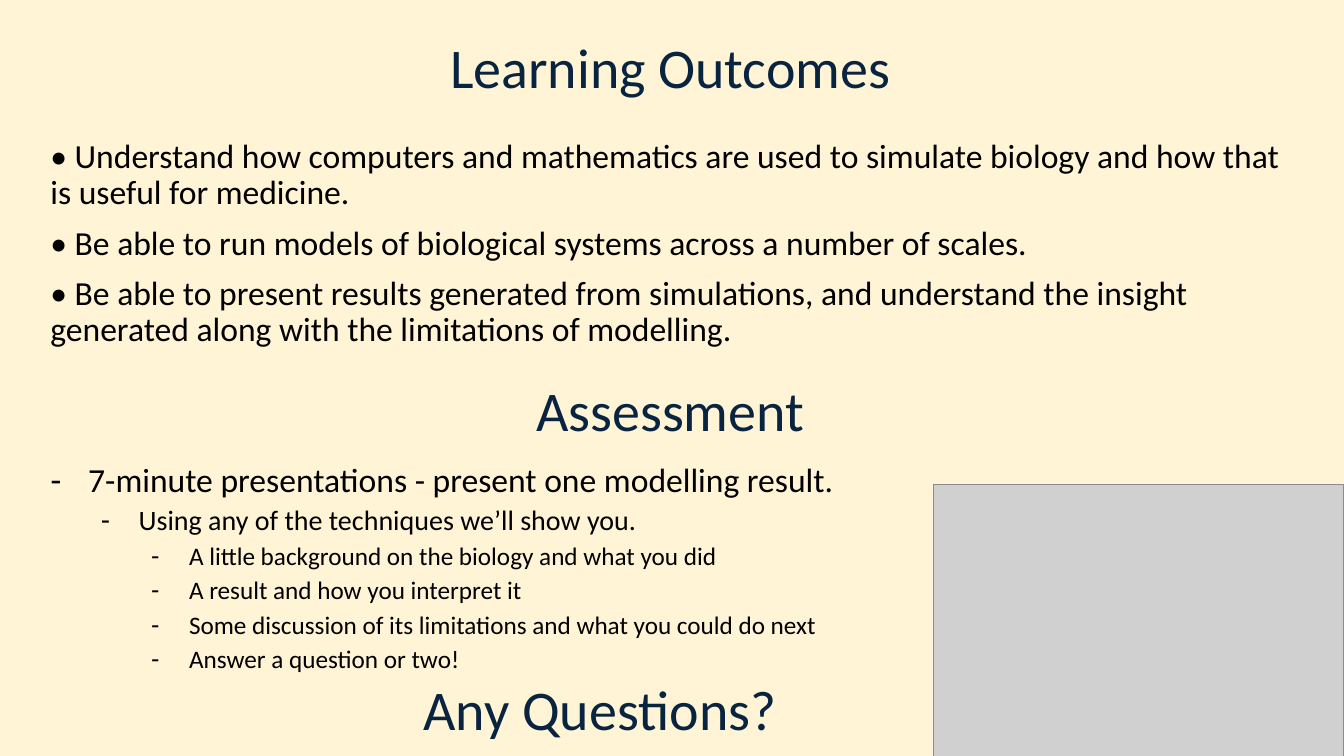
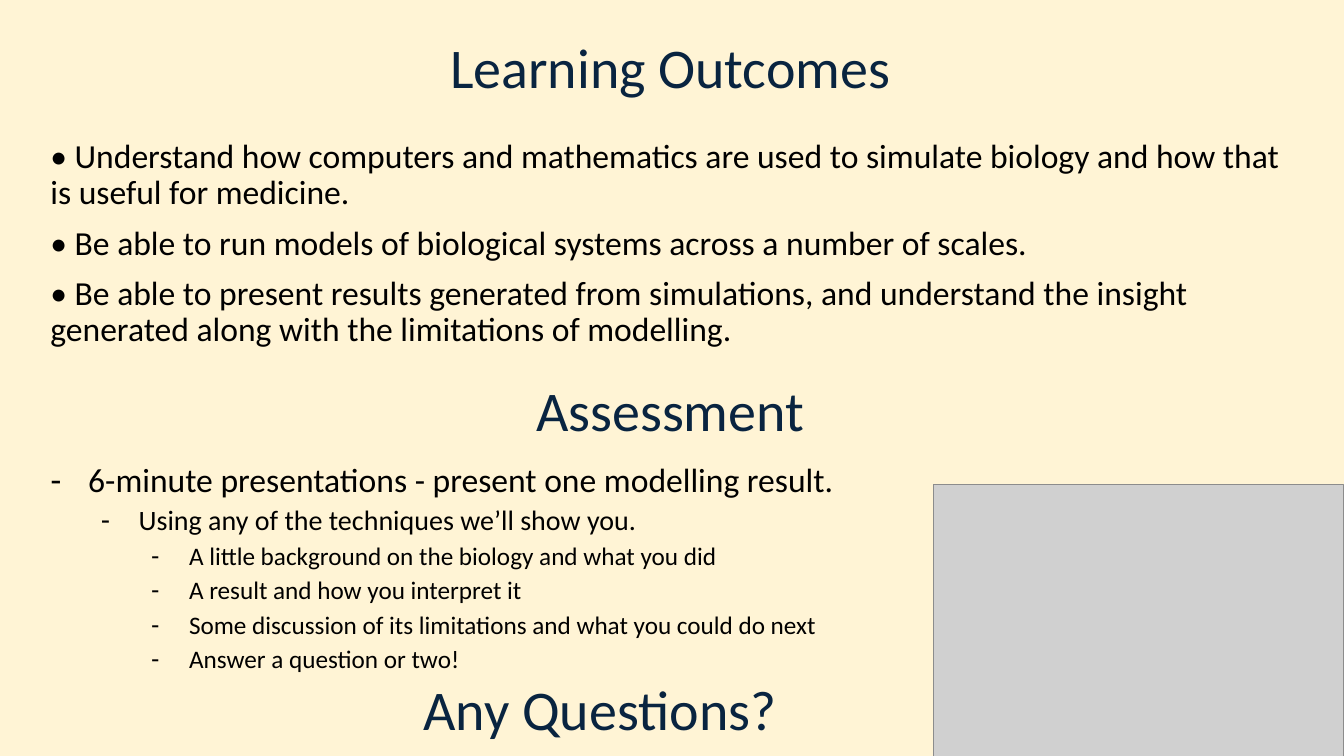
Before and after one commit to SiFTW/MitchellLabWebsite, a slide deck: slide 10 of content/post/teaching/Week1.pptx. Drawn at 1344x756 pixels with LibreOffice and Linux fonts; fonts in the diff are those of the drawing; grey boxes stand for pictures; background and template pictures are left out. Boxes give left, top, right and bottom in pixels: in the first picture for what was removed or moved away, otherwise in the second. Text is boxed around its words. In the diff, an @@ line names an element or a change of style, - is before the commit and + after.

```diff
--- a/content/post/teaching/Week1.pptx
+++ b/content/post/teaching/Week1.pptx
@@ text at <box>88,468,833,498</box>: text changed @@
-– 7-minute presentations - present one modelling result.
+– 6-minute presentations - present one modelling result.
```
Also in this commit, not shown: 2 other slides changed.
